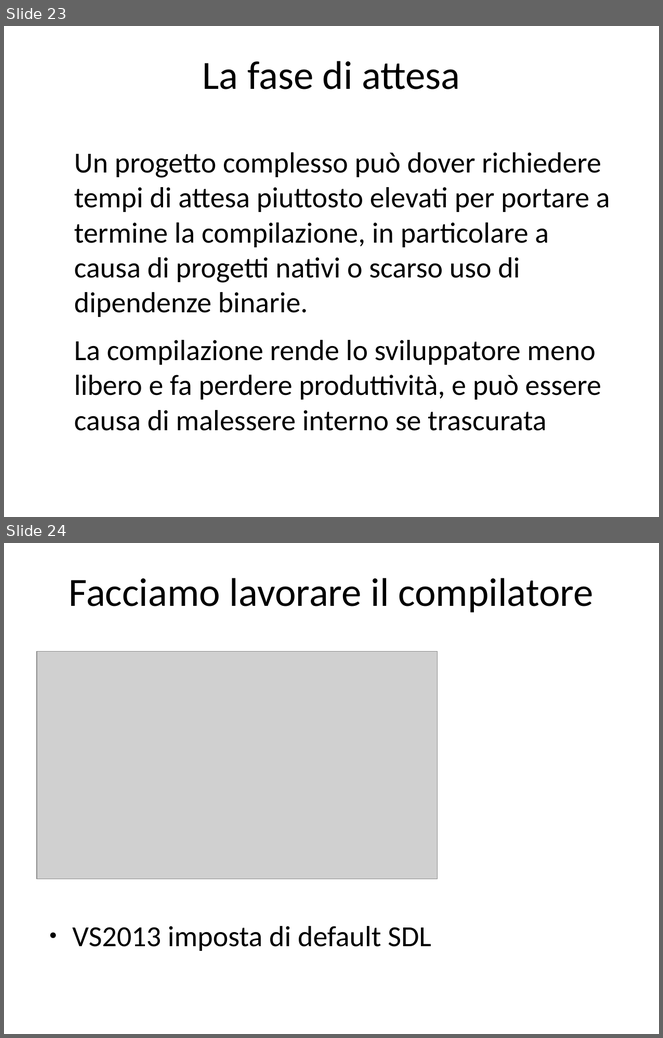
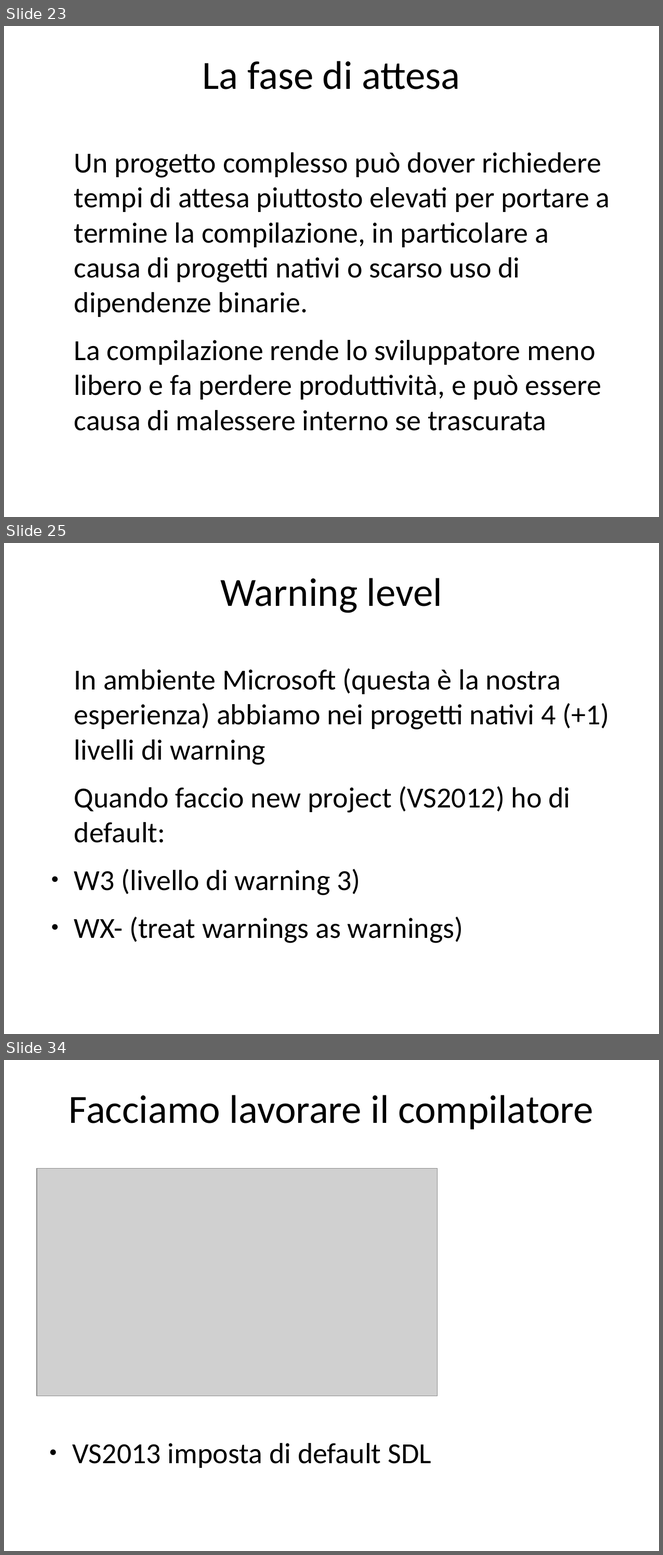
Before and after one commit to rramirez-tec-mx/Repo, a slide deck: La salute del software.odp. Shown one above the other, each under a label of ours: slides 23 and 24 before the commit, slides 23, 25 and 34 after it; the slides between them are not shown. The pictures are 663x1038 and 663x1555 pixels, drawn with LibreOffice and Linux fonts; fonts in the diff are those of the drawing; grey boxes stand for pictures. Boxes give left, top, right and bottom in pixels: in the first picture for what was removed or moved away, otherwise in the second. Text is boxed around its words. In the diff, an @@ line names an element or a change of style, - is before the commit and + after.

```diff
--- a/La salute del software.odp
+++ b/La salute del software.odp
@@ slide 25 added at [4,543,659,1034], background #FFFFFF @@
@@ title added at [220,578,443,613], 44 pt, text #000000 @@
+Warning level
@@ text added at [74,668,609,943], 32 pt, text #000000 @@
+In ambiente Microsoft (questa è la nostra esperienza) abbiamo nei progetti nativi 4 (+1) livelli di warning
+Quando faccio new project (VS2012) ho di default:
+● W3 (livello di warning 3)
+● WX- (treat warnings as warnings)
@@ what was slide 24 is now slide 34 @@
```
Also in this commit, not shown: 9 other slides added, 5 other files.
